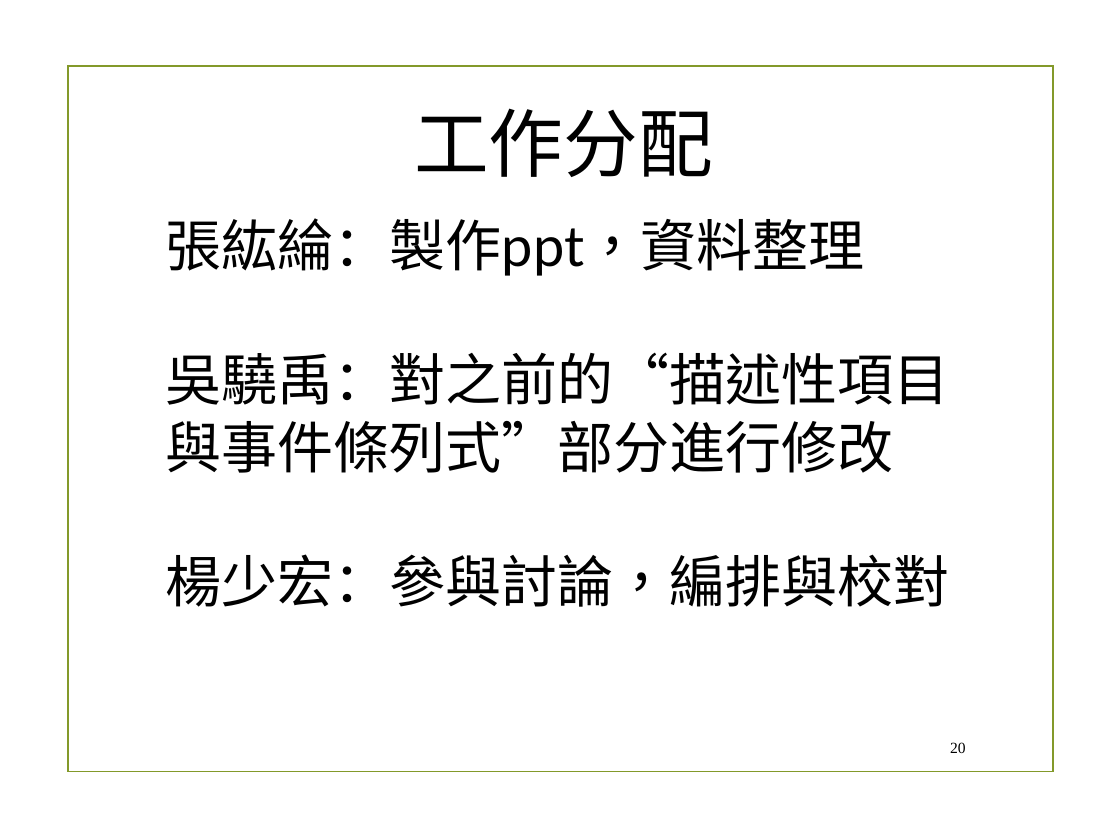
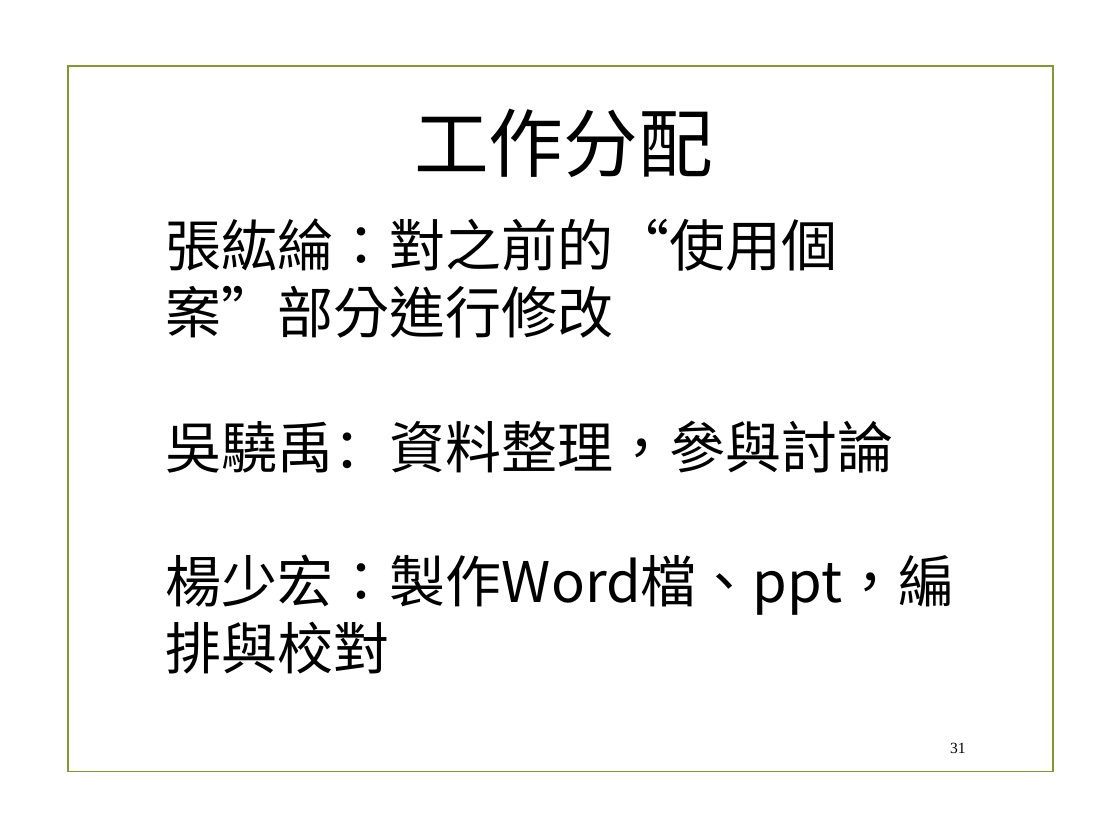
Before and after one commit to chandlerkuo/sharepee, a slide deck: slide 31 of 陀螺儀機車警示裝置.pptx (slide 20 before the commit). Drawn at 1120x840 pixels with LibreOffice and Linux fonts; fonts in the diff are those of the drawing; background and template pictures are left out. Boxes give left, top, right and bottom in pixels: in the first picture for what was removed or moved away, otherwise in the second. Text is boxed around its words. In the diff, an @@ line names an element or a change of style, - is before the commit and + after.

Commit message:
Update 陀螺儀機車警示裝置.pptx
加入使用個案圖

```diff
--- a/陀螺儀機車警示裝置.pptx
+++ b/陀螺儀機車警示裝置.pptx
@@ text at (166, 218, 954, 674): text changed @@
-張紘綸：製作ppt，資料整理
-吳驍禹：對之前的“描述性項目與事件條列式”部分進行修改
-楊少宏：參與討論，編排與校對
+張紘綸：對之前的“使用個案”部分進行修改
+吳驍禹：資料整理，參與討論
+楊少宏：製作Word檔、ppt，編排與校對
@@ page number at (950, 742, 966, 753): text changed @@
-20
+31
```
Also in this commit, not shown: 1 other slide changed, 11 slides added.
